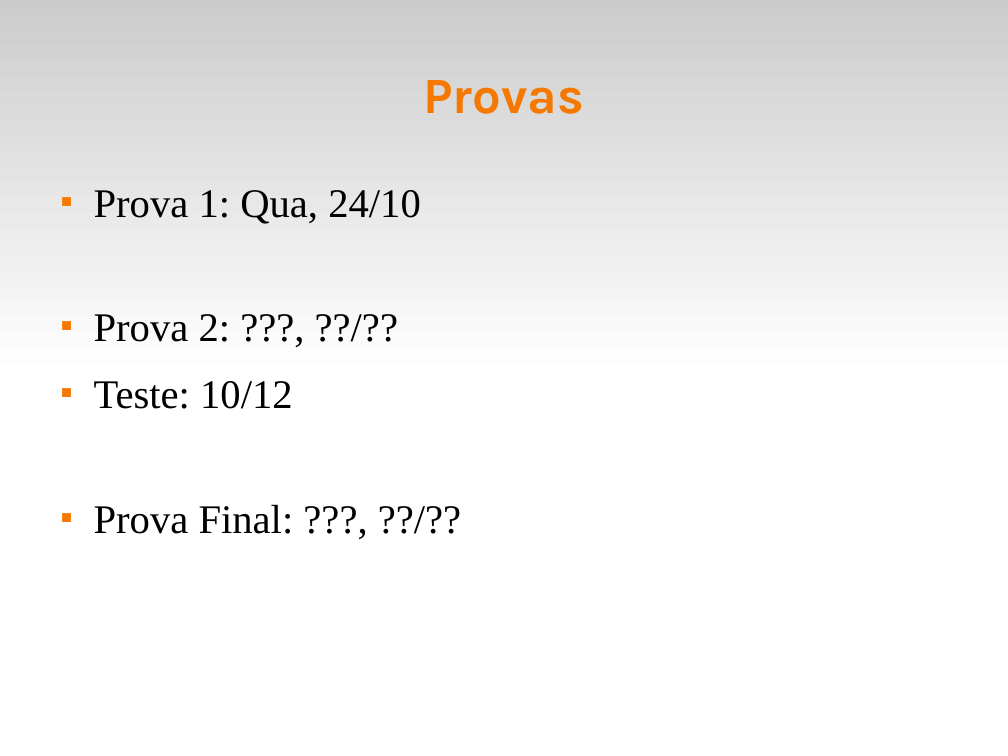
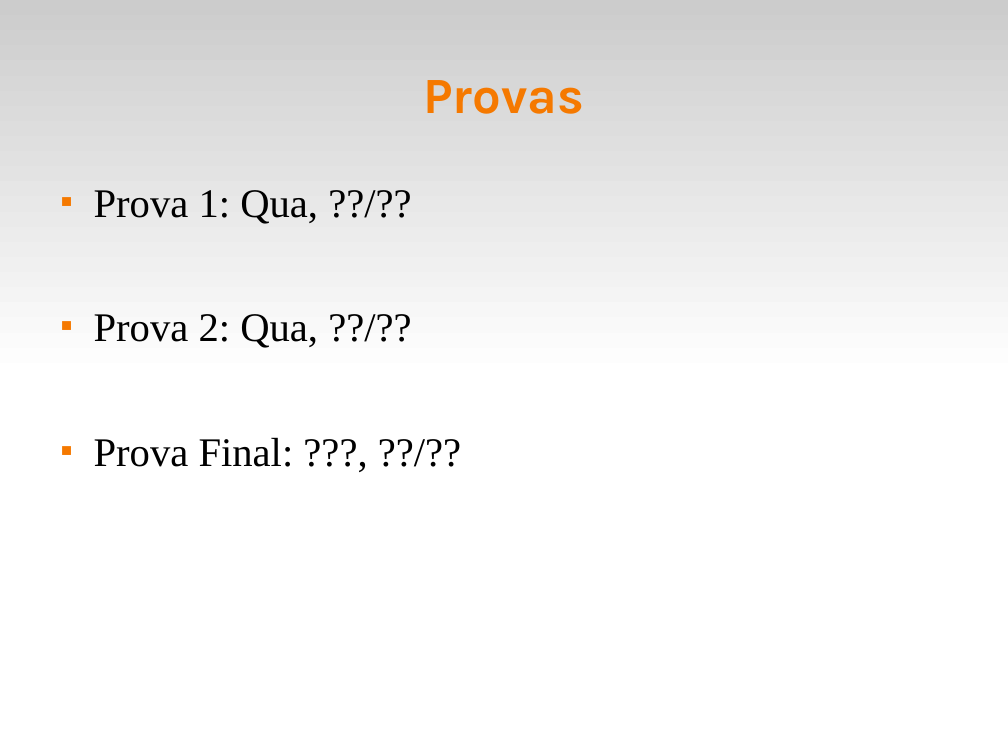
Before and after one commit to fsantanna-uerj/EDL, a slide deck: slide 5 of slides/edl-00.odp (slide 7 before the commit). Drawn at 1008x756 pixels with LibreOffice and Linux fonts; fonts in the diff are those of the drawing. Boxes give left, top, right and bottom in pixels: in the first picture for what was removed or moved away, otherwise in the second. Text is boxed around its words. In the diff, an @@ line names an element or a change of style, - is before the commit and + after.

```diff
--- a/slides/edl-00.odp
+++ b/slides/edl-00.odp
@@ text at box(94, 190, 318, 348): text changed @@
-■ Prova 1: Qua, 24/10
-■ Prova 2: ???, ??/??
-■ Teste: 10/12
+■ Prova 1: Qua, ??/??
+■ Prova 2: Qua, ??/??
```
Also in this commit, not shown: 5 other slides changed, 1 slide added, 3 other files.
